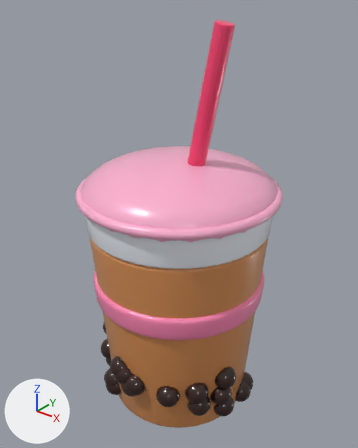
The glTF model Assets/Resources/Toon/Food/MilkTea.glb, before and after one commit.
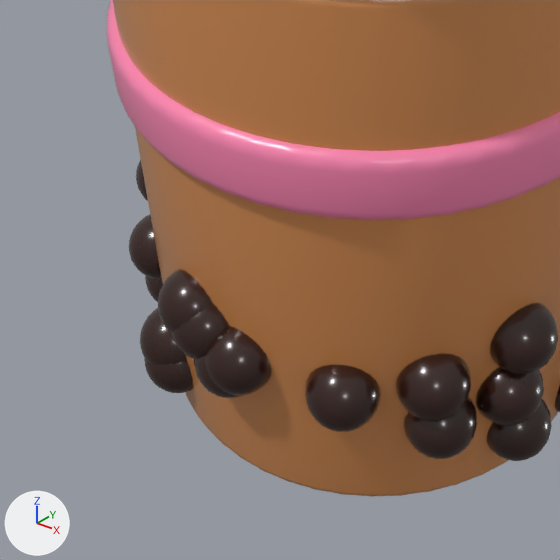
Old and new are each drawn whole from a 50 mm lens placed at (2.346, -2.932, 3.514), pointed at (-0.012, 0.015, 1.687) and again close up on the part from 17% to 66% of the width and 60% to 100% of the height. Lighting does not change. The marker at lower left points along +X, +Y and +Z. The first two pictures are the older version. Where no turn or scale is listed for an object, it has been applied to the vertices.
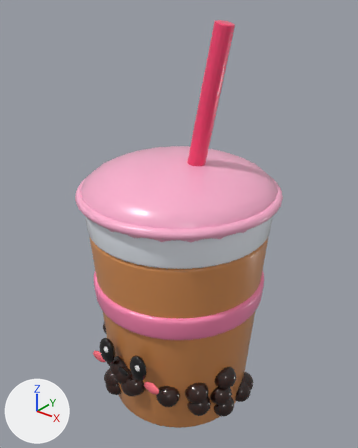
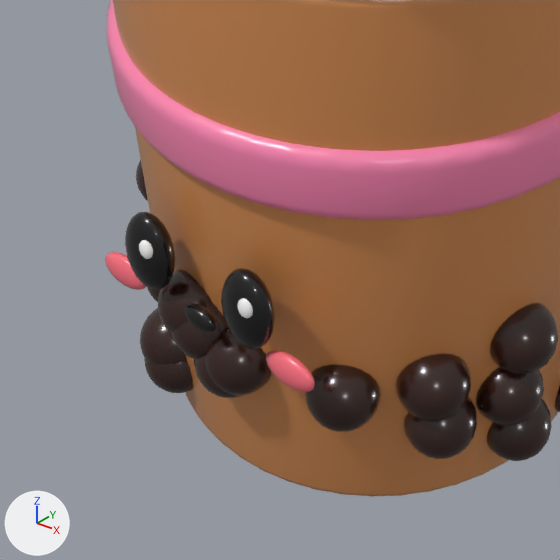
What changed in the scene script:
```text
Add mat_food_eyek:
    mat_food_eyek = principled_material('Food_eyeK')
    mat_food_eyek.base_color = (0.00429, 0.00319, 0.00429)  # black #0e0b0e
    mat_food_eyek.roughness = 0.15
    mat_food_eyek.coat_weight = 0.35
    mat_food_eyek.coat_roughness = 0.25
Add mat_food_blushk:
    mat_food_blushk = principled_material('Food_blushK')
    mat_food_blushk.base_color = (1.0, 0.169, 0.223)  # red #ff7282
    mat_food_blushk.roughness = 0.3
    mat_food_blushk.coat_weight = 0.35
    mat_food_blushk.coat_roughness = 0.25
Add mat_food_eyew:
    mat_food_eyew = principled_material('Food_eyeW')
    mat_food_eyew.base_color = (1.0, 1.0, 1.0)  # white #ffffff
    mat_food_eyew.roughness = 0.2
    mat_food_eyew.coat_weight = 0.35
    mat_food_eyew.coat_roughness = 0.25
Add me_sphere_037:
    me_sphere_037.from_pydata(...)  # a UV sphere (24 segments, 12 rings, poles along z) spanning x -0.056..0.056, y -0.764..-0.716, z 0.59..0.654
    me_sphere_037.materials.append(mat_food_eyek)  # black #0e0b0e
Add me_sphere_036:
    me_sphere_036.from_pydata(...)  # a UV sphere (24 segments, 12 rings, poles along z) spanning x 0.219..0.379, y -0.748..-0.7, z 0.558..0.654
    me_sphere_036.materials.append(mat_food_blushk)  # red #ff7282
Add me_sphere_035:
    me_sphere_035.from_pydata(...)  # a UV sphere (24 segments, 12 rings, poles along z) spanning x 0.1744..0.2256, y -0.788..-0.756, z 0.758..0.822
    me_sphere_035.materials.append(mat_food_eyew)  # white #ffffff
Add me_sphere_034:
    me_sphere_034.from_pydata(...)  # a UV sphere (24 segments, 12 rings, poles along z) spanning x 0.096..0.256, y -0.788..-0.692, z 0.63..0.87
    me_sphere_034.materials.append(mat_food_eyek)  # black #0e0b0e
Add me_sphere_033:
    me_sphere_033.from_pydata(...)  # a UV sphere (24 segments, 12 rings, poles along z) spanning x -0.379..-0.219, y -0.748..-0.7, z 0.558..0.654
    me_sphere_033.materials.append(mat_food_blushk)  # red #ff7282
Add me_sphere_032:
    me_sphere_032.from_pydata(...)  # a UV sphere (24 segments, 12 rings, poles along z) spanning x -0.1776..-0.1264, y -0.788..-0.756, z 0.758..0.822
    me_sphere_032.materials.append(mat_food_eyew)  # white #ffffff
Add me_sphere_031:
    me_sphere_031.from_pydata(...)  # a UV sphere (24 segments, 12 rings, poles along z) spanning x -0.256..-0.096, y -0.788..-0.692, z 0.63..0.87
    me_sphere_031.materials.append(mat_food_eyek)  # black #0e0b0e
Add ob_sphere_037:
    ob_sphere_037 = bpy.data.objects.new('Sphere.037', me_sphere_037)
    ob_sphere_037.location = (0.0, 0.0, 0.0)
Add ob_sphere_036:
    ob_sphere_036 = bpy.data.objects.new('Sphere.036', me_sphere_036)
    ob_sphere_036.location = (0.0, 0.0, 0.0)
Add ob_sphere_035:
    ob_sphere_035 = bpy.data.objects.new('Sphere.035', me_sphere_035)
    ob_sphere_035.location = (0.0, 0.0, 0.0)
Add ob_sphere_034:
    ob_sphere_034 = bpy.data.objects.new('Sphere.034', me_sphere_034)
    ob_sphere_034.location = (0.0, 0.0, 0.0)
Add ob_sphere_033:
    ob_sphere_033 = bpy.data.objects.new('Sphere.033', me_sphere_033)
    ob_sphere_033.location = (0.0, 0.0, 0.0)
Add ob_sphere_032:
    ob_sphere_032 = bpy.data.objects.new('Sphere.032', me_sphere_032)
    ob_sphere_032.location = (0.0, 0.0, 0.0)
Add ob_sphere_031:
    ob_sphere_031 = bpy.data.objects.new('Sphere.031', me_sphere_031)
    ob_sphere_031.location = (0.0, 0.0, 0.0)
```

Where the change shows, as pixel boxes [x1, y1, x2, y2] in the close-ups (560 x 560 px):
'Sphere.034', added (black)
    after: [221, 268, 275, 349]
'Sphere.031', added (black)
    after: [125, 212, 175, 290]
'Sphere.036', added (red)
    after: [266, 350, 315, 392]
'Sphere.033', added (red)
    after: [105, 252, 146, 290]
'Sphere.037', added (black)
    after: [184, 303, 217, 332]
'Sphere.035', added
    after: [237, 298, 253, 318]
'Sphere.032', added
    after: [139, 240, 153, 259]
'Sphere.004', unchanged, covered by the edit
    before: [129, 214, 162, 279]
